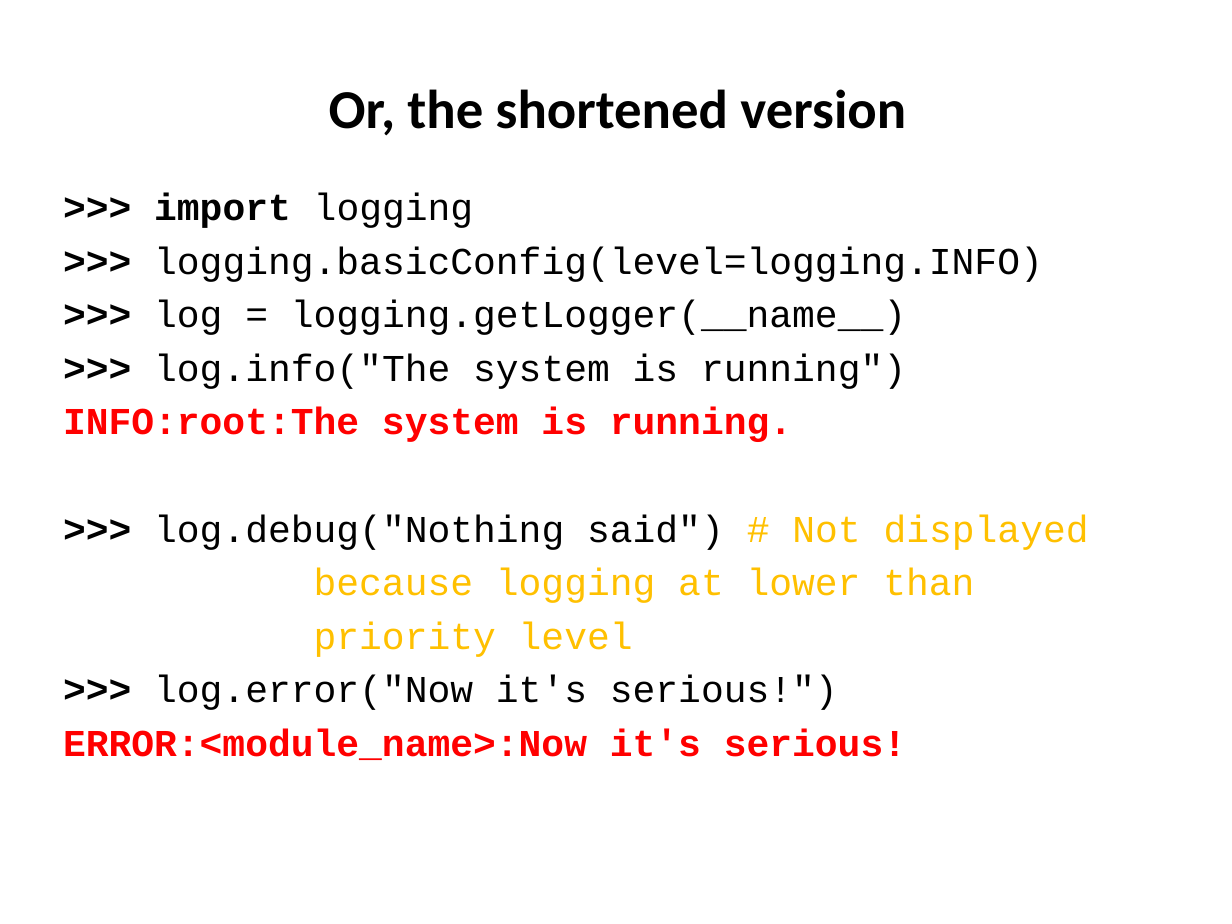
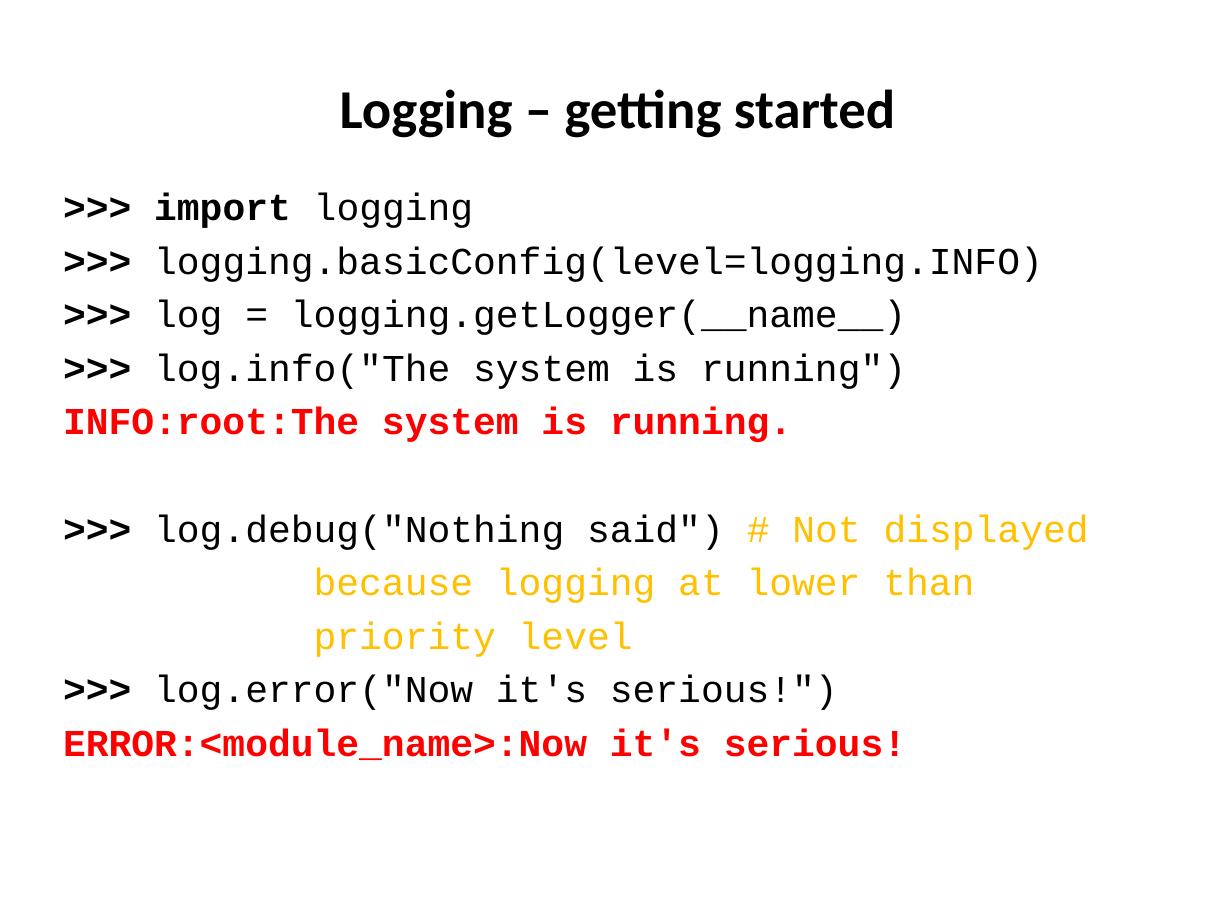
Before and after one commit to ncasuk/ncas-isc, a slide deck: slide 4 of python/presentations/learning_python/13_ceda-log-pdb.pptx (slide 5 before the commit). Drawn at 1232x924 pixels with LibreOffice and Linux fonts; fonts in the diff are those of the drawing; background and template pictures are left out. Boxes give left, top, right and bottom in pixels: in the first picture for what was removed or moved away, otherwise in the second. Text is boxed around its words. In the diff, an @@ line names an element or a change of style, - is before the commit and + after.

```diff
--- a/python/presentations/learning_python/13_ceda-log-pdb.pptx
+++ b/python/presentations/learning_python/13_ceda-log-pdb.pptx
@@ title at bbox=[340, 89, 895, 138]: text changed @@
-Or, the shortened version
+Logging – getting started
```
Also in this commit, not shown: 1 other slide changed, 1 other file.
